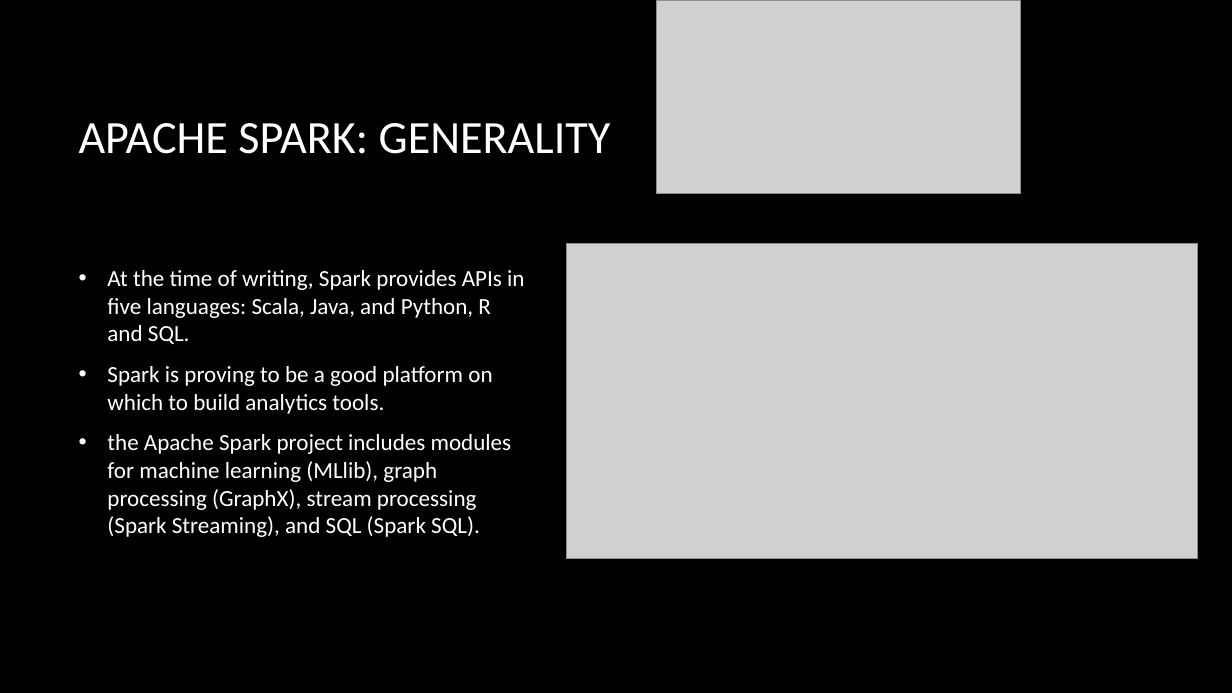
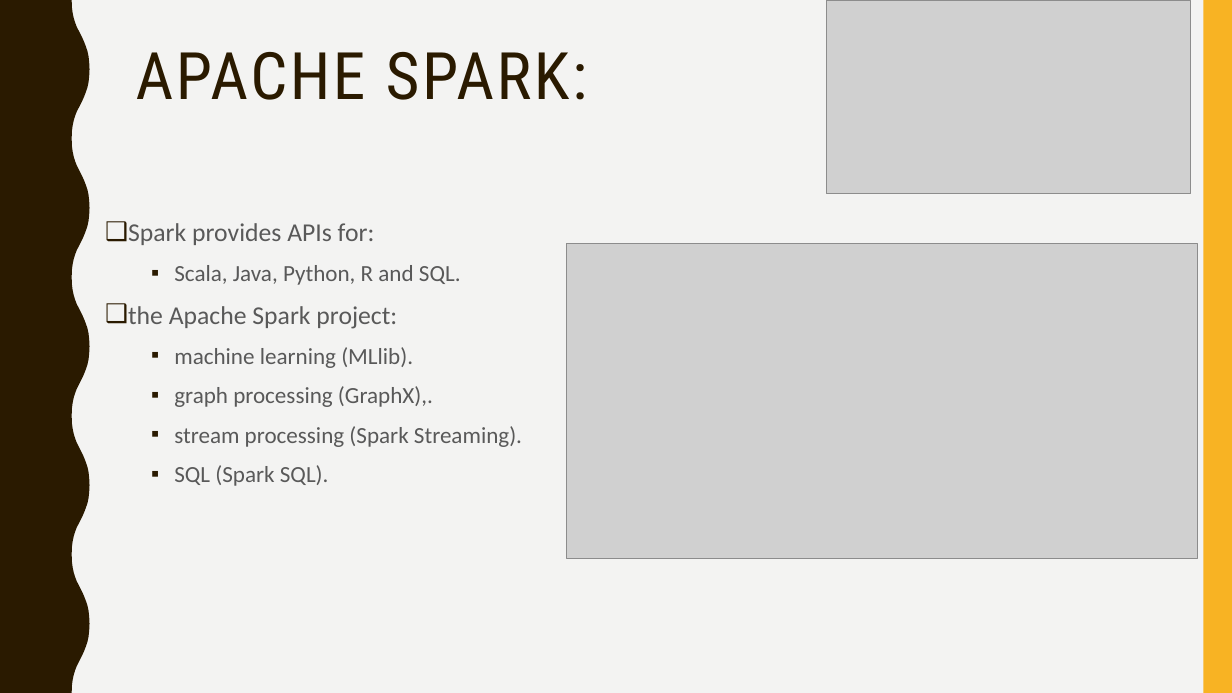
Before and after one commit to fnaticTrucMinh/UIT_AEP_BigDataRESEARCH, a slide deck: slide 26 of Presentation/Ecosystem of Hadoop.pptx (slide 8 before the commit). Drawn at 1232x693 pixels with LibreOffice and Linux fonts; fonts in the diff are those of the drawing; grey boxes stand for pictures; background and template pictures are left out. Boxes give left, top, right and bottom in pixels: in the first picture for what was removed or moved away, otherwise in the second. Text is boxed around its words. In the diff, an @@ line names an element or a change of style, - is before the commit and + after.

```diff
--- a/Presentation/Ecosystem of Hadoop.pptx
+++ b/Presentation/Ecosystem of Hadoop.pptx
@@ background picture (left out) to #F3F3F2 @@
@@ freeform shape added at (0,0,90,693), fill #2A1A00 @@
@@ picture: place and size @@
-picture at (656,0,1021,194)
+picture at (826,0,1191,194)
@@ rectangle added at (1203,0,1232,693), fill #F8B323 @@
@@ title "APACHE SPARK:" at (136,52,588,100): vertical alignment middle to top @@
@@ title at (136,52,588,100): text changed; size 36 to 51 pt; font Calibri to Roboto Condensed; text colour #FFFFFF to #2A1A00 @@
-APACHE SPARK: GENERALITY
+APACHE SPARK:
@@ text "Spark provides APIs for:" at (128,223,522,486): vertical alignment middle to top @@
@@ text at (128,223,522,486): text changed; text colour #FFFFFF to #595959 @@
-• At the time of writing, Spark provides APIs in five languages: Scala, Java, and Python, R and SQL.
-• Spark is proving to be a good platform on which to build analytics tools.
-• the Apache Spark project includes modules for machine learning (MLlib), graph processing (GraphX), stream processing (Spark Streaming), and SQL (Spark SQL).
+❑ Spark provides APIs for:
+  ▪ Scala, Java, Python, R and SQL.
+❑ the Apache Spark project:
+  ▪ machine learning (MLlib).
+  ▪ graph processing (GraphX),.
+  ▪ stream processing (Spark Streaming).
+  ▪ SQL (Spark SQL).
```
Also in this commit, not shown: 12 other slides changed, 18 slides added, 3 slides removed.
